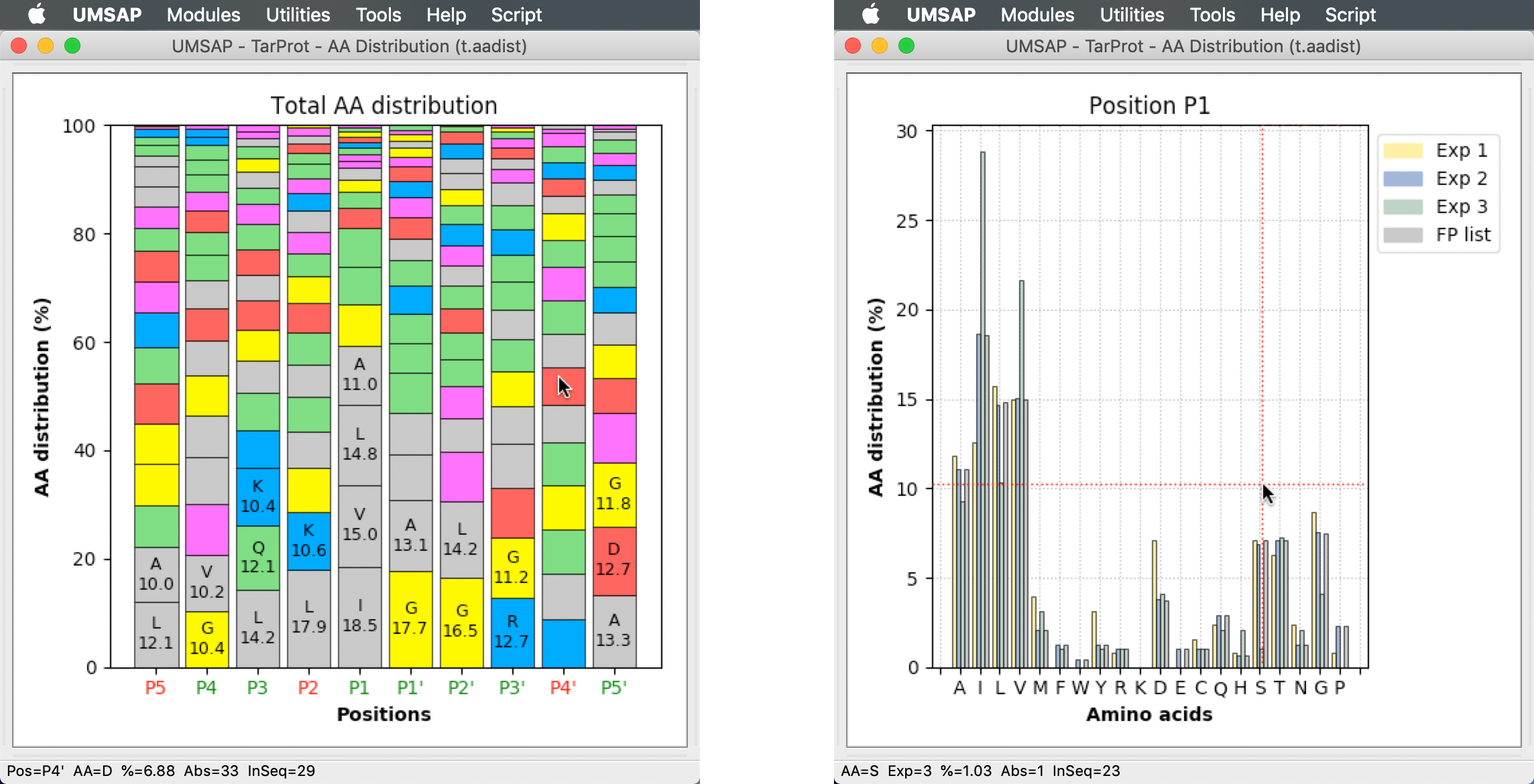
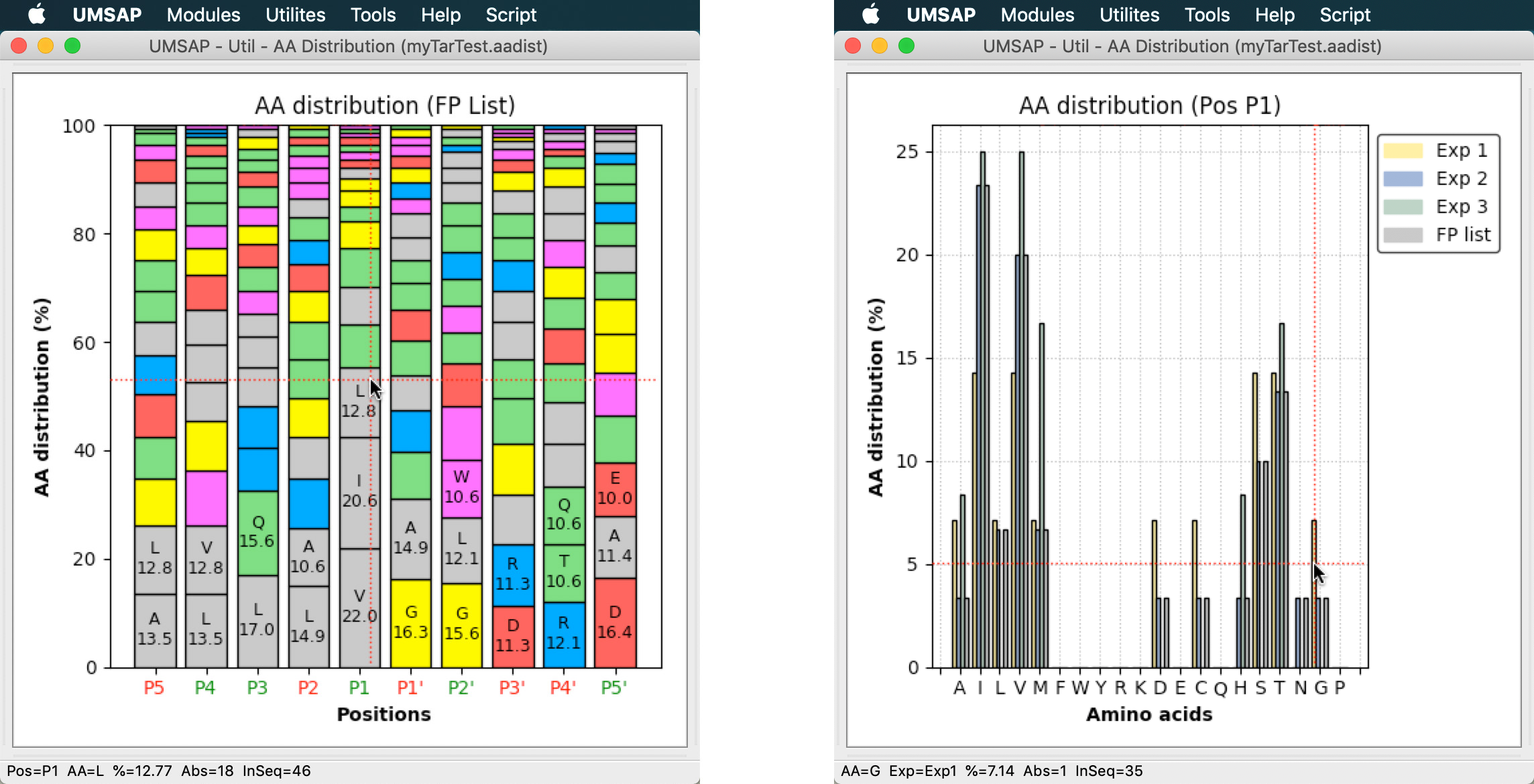
Layer changes from the first 1534px x 784px image to the second:
renamed "Pasted Layer" to "Pasted Layer #2", moved it above "Pasted Layer #1", painted on it over [0, 0, 703, 784]
painted on "Pasted Layer #1" over [834, 0, 1534, 784]
